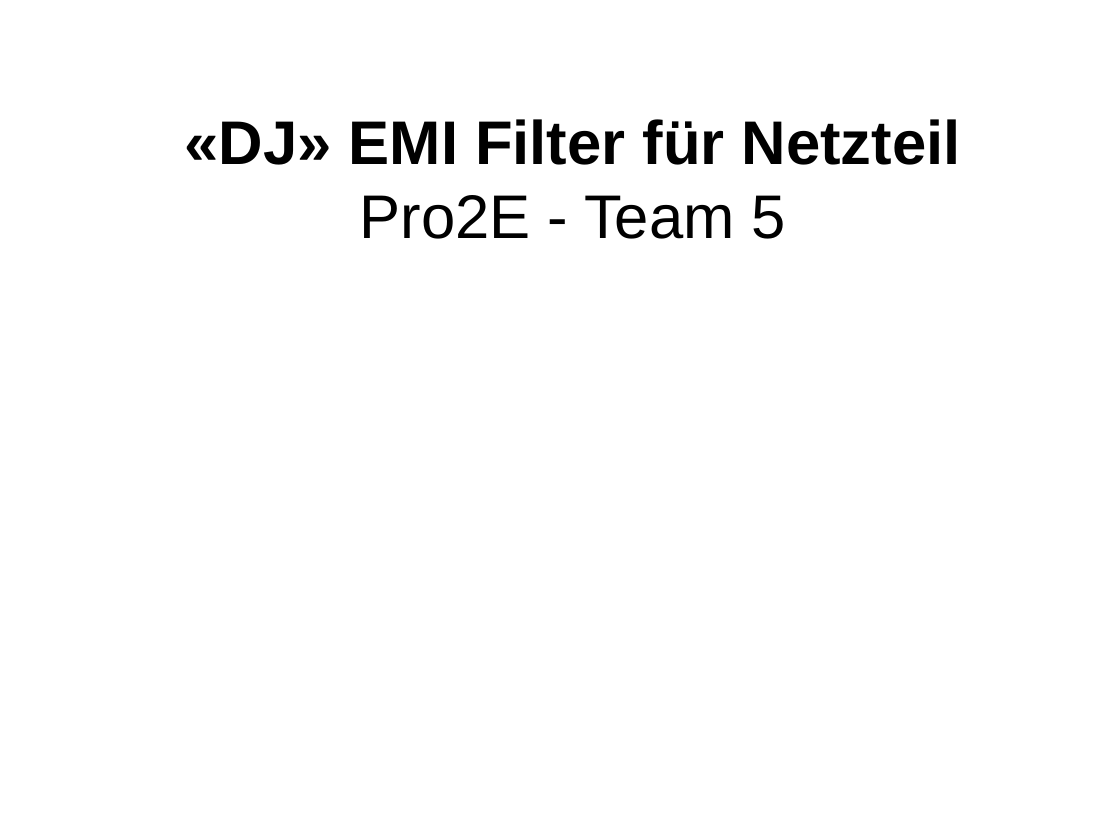
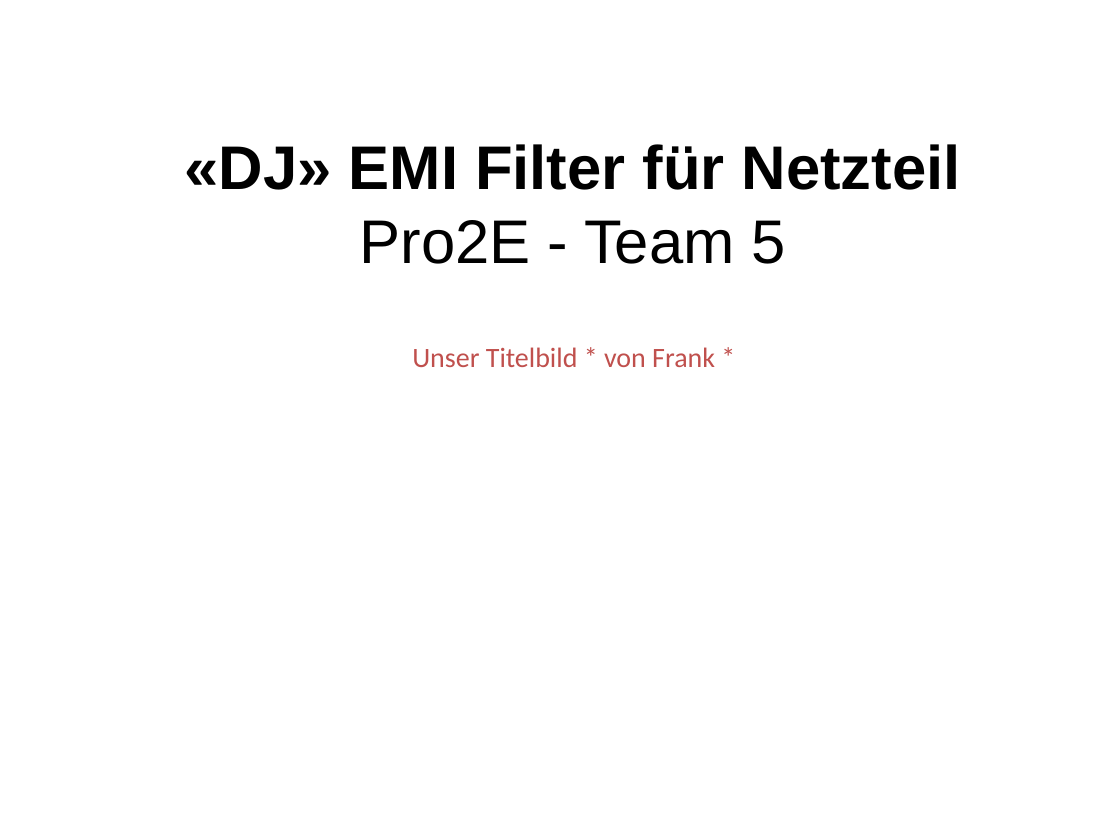
Before and after one commit to marinataborda/P2Organisation, a slide deck: slide 1 of ZwischenPresäntation.pptx (slide 2 before the commit). Drawn at 1120x840 pixels with LibreOffice and Linux fonts; fonts in the diff are those of the drawing; background and template pictures are left out. Boxes give left, top, right and bottom in pixels: in the first picture for what was removed or moved away, otherwise in the second. Text is boxed around its words. In the diff, an @@ line names an element or a change of style, - is before the commit and + after.

```diff
--- a/ZwischenPresäntation.pptx
+++ b/ZwischenPresäntation.pptx
@@ title "«DJ» EMI Filter für Netzteil ...": place and size @@
-title "«DJ» EMI Filter für Netzteil ..." at box(184, 119, 961, 239)
+title "«DJ» EMI Filter für Netzteil ..." at box(184, 144, 961, 264)
@@ text added at box(412, 347, 715, 367), 18 pt, text #C0504D @@
+Unser Titelbild * von Frank *
```
Also in this commit, not shown: 1 other slide changed, 4 slides added, 2 slides removed.
